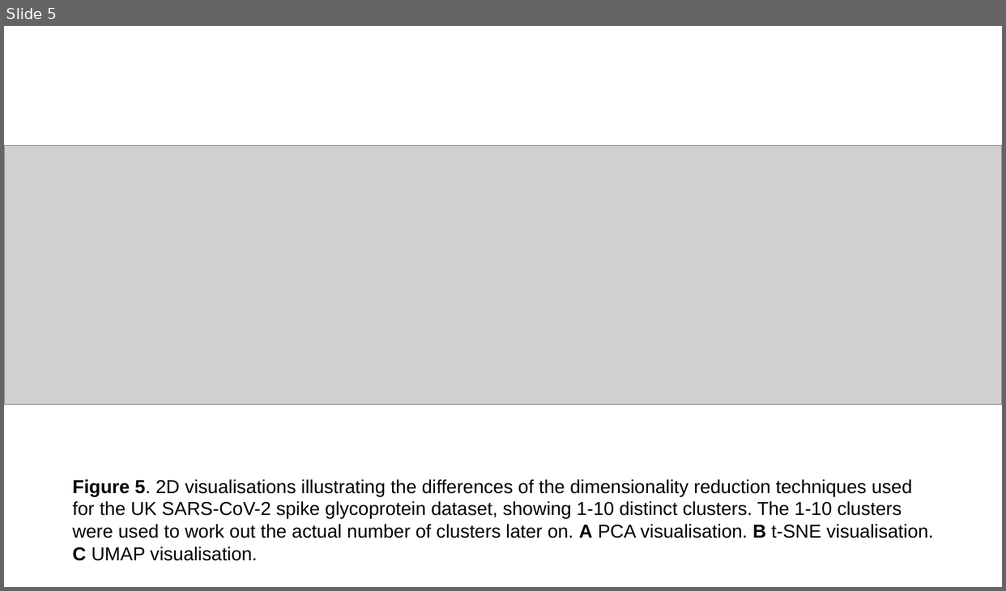
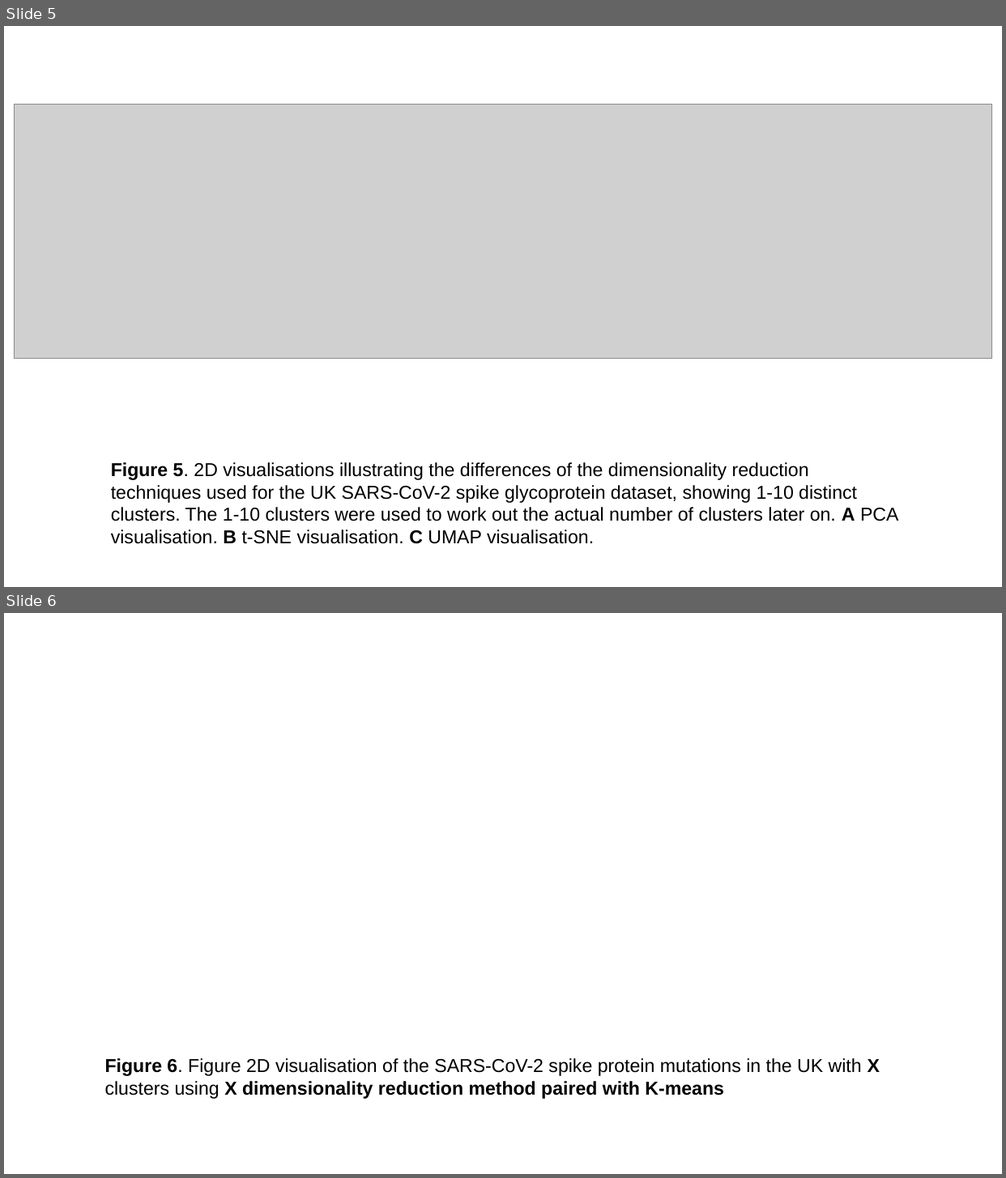
Before and after one commit to sha524/Spike_protein, a slide deck: Plots and Figures/Real plots and figures/Completed figures with captions.pptx. Shown one above the other, each under a label of ours: slide 5 before the commit, slides 5 and 6 after it. The pictures are 1006x591 and 1006x1178 pixels, drawn with LibreOffice and Linux fonts; fonts in the diff are those of the drawing; grey boxes stand for pictures. Boxes give left, top, right and bottom in pixels: in the first picture for what was removed or moved away, otherwise in the second. Text is boxed around its words. In the diff, an @@ line names an element or a change of style, - is before the commit and + after.

Commit message:
Planning report and figures

```diff
--- a/Plots and Figures/Real plots and figures/Completed figures with captions.pptx
+++ b/Plots and Figures/Real plots and figures/Completed figures with captions.pptx
@@ slide 6 added at box(4, 613, 1002, 1174), background #FFFFFF @@
@@ text added at box(105, 1059, 880, 1099), 18 pt, text #000000 @@
+Figure 6. Figure 2D visualisation of the SARS-CoV-2 spike protein mutations in the UK with X clusters using X dimensionality reduction method paired with K-means
@@ slide 5 changed as well @@
@@ picture: place and size @@
-picture at box(4, 145, 1002, 405)
+picture at box(15, 104, 992, 358)
@@ text "Figure 5. 2D visualisations illustrating ..." rewrapped from box(73, 480, 933, 561) to box(111, 463, 898, 544) @@
```
Also in this commit, not shown: 4 other slides changed, 3 other slides added, 1 slide removed, 1 other file.
